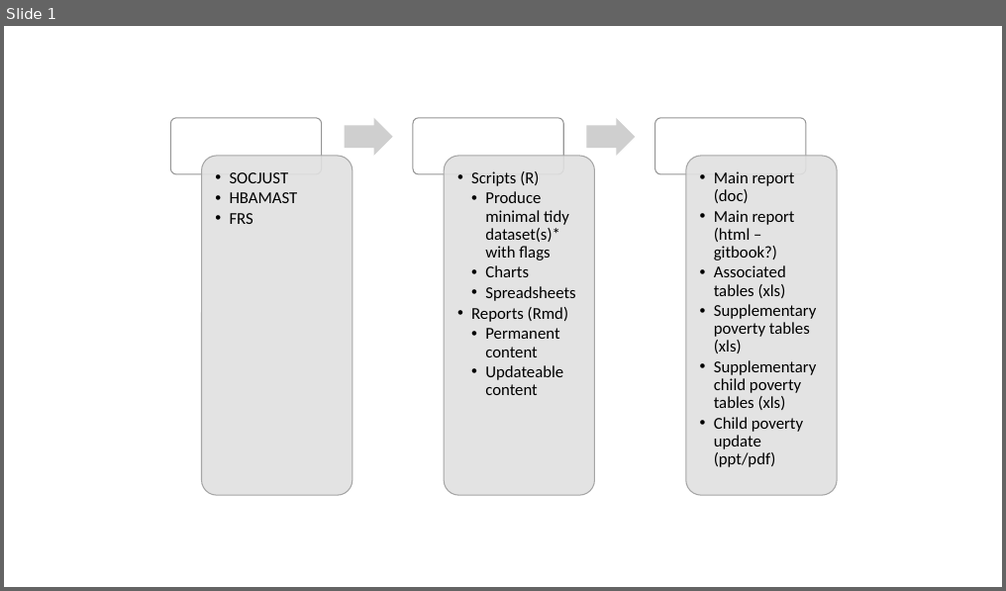
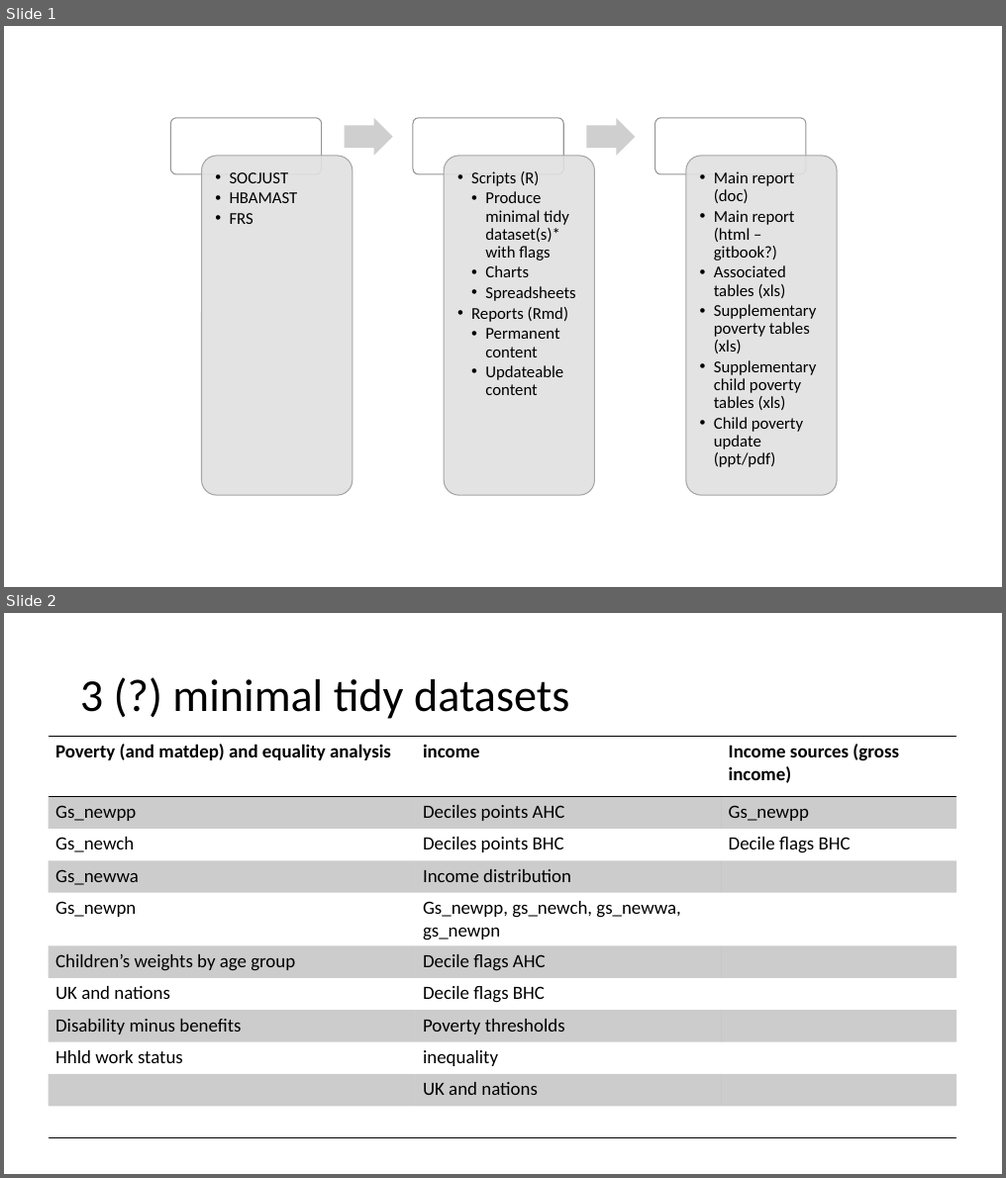
Before and after one commit to ScotGovAnalysis/poverty-publications, a slide deck: RAP.pptx. Shown one above the other, each under a label of ours: slide 1 before the commit, slides 1 and 2 after it. The pictures are 1006x591 and 1006x1178 pixels, drawn with LibreOffice and Linux fonts; fonts in the diff are those of the drawing. Boxes give left, top, right and bottom in pixels: in the first picture for what was removed or moved away, otherwise in the second. Text is boxed around its words. In the diff, an @@ line names an element or a change of style, - is before the commit and + after.

```diff
--- a/RAP.pptx
+++ b/RAP.pptx
@@ slide 2 added at (x1=4, y1=613, x2=1002, y2=1174), background #FFFFFF @@
@@ title added at (x1=80, y1=679, x2=569, y2=719), 44 pt, text #000000 @@
+3 (?) minimal tidy datasets
@@ table added at (x1=49, y1=737, x2=957, y2=1138), 11 rows, 3 columns @@
+Poverty (and matdep) and equality analysis | income | Income sources (gross income)
+Gs_newpp | Deciles points AHC | Gs_newpp
+Gs_newch | Deciles points BHC | Decile flags BHC
+Gs_newwa | Income distribution | 
+Gs_newpn | Gs_newpp, gs_newch, gs_newwa, gs_newpn | 
+Children’s weights by age group | Decile flags AHC | 
+UK and nations | Decile flags BHC | 
+Disability minus benefits | Poverty thresholds | 
+Hhld work status | inequality | 
+ | UK and nations | 
+ |  | 
```
Also in this commit, not shown: 1 other slide changed, 1 other slide added, 10 other files.
